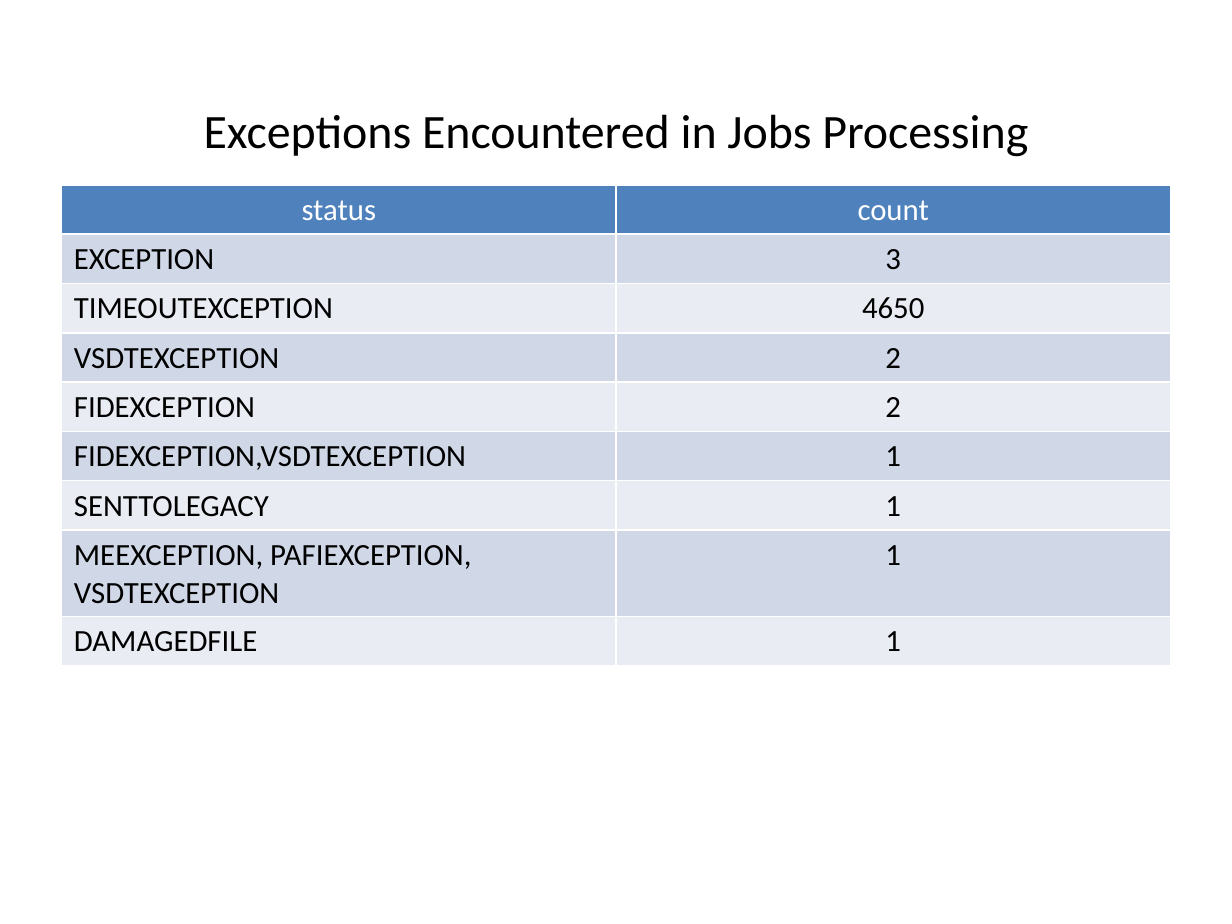
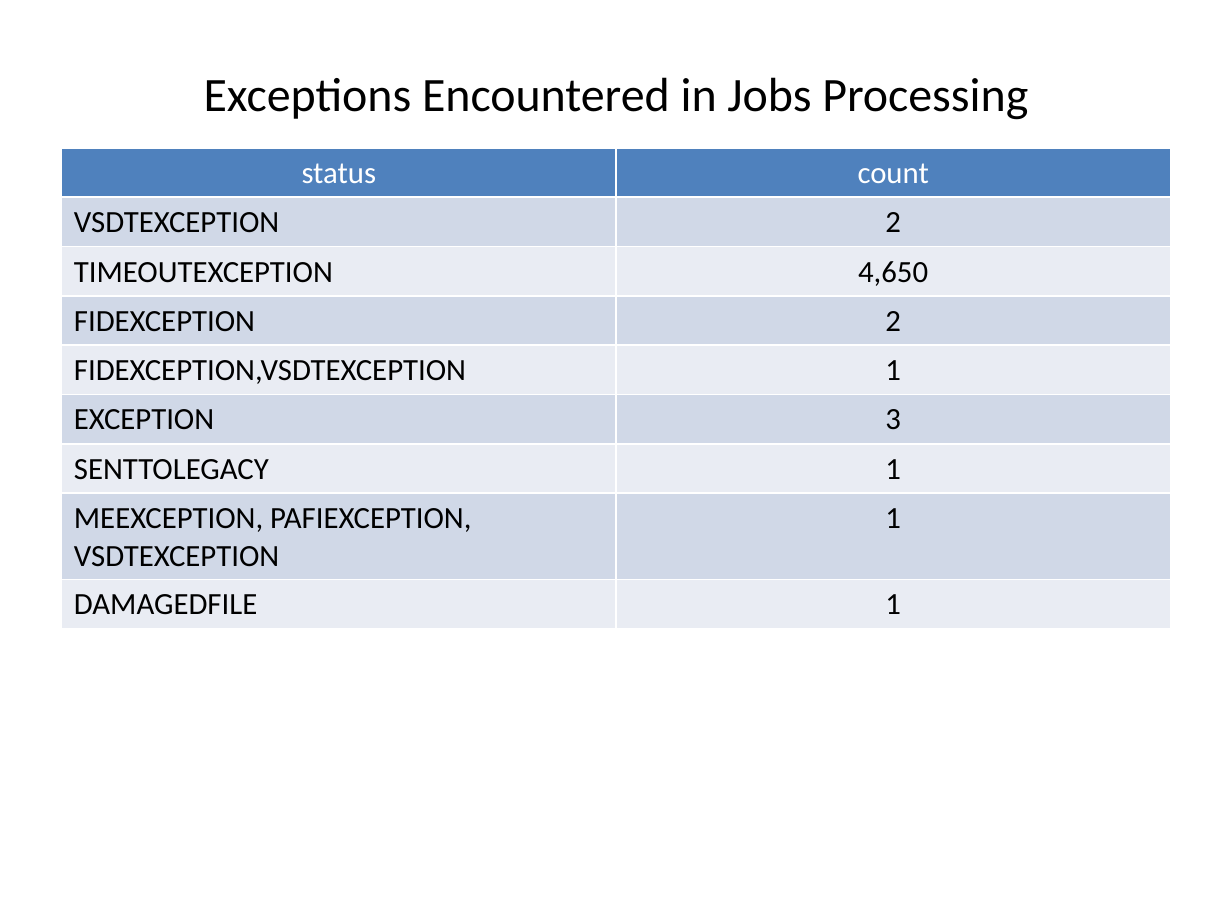
Before and after one commit to JezreelHazelEndaya/JRClient-, a slide deck: slide 1 of status_report.pptx. Drawn at 1232x924 pixels with LibreOffice and Linux fonts; fonts in the diff are those of the drawing. Boxes give left, top, right and bottom in pixels: in the first picture for what was removed or moved away, otherwise in the second. Text is boxed around its words. In the diff, an @@ line names an element or a change of style, - is before the commit and + after.

```diff
--- a/status_report.pptx
+++ b/status_report.pptx
@@ text "Exceptions Encountered in Jobs Processing": place and size @@
-text "Exceptions Encountered in Jobs Processing" at <box>204,114,1028,157</box>
+text "Exceptions Encountered in Jobs Processing" at <box>204,77,1028,120</box>
@@ table: place and size @@
-table at <box>62,185,1170,656</box>
+table at <box>62,148,1170,619</box>
@@ table at <box>62,148,1170,619</box> @@
-row 2: EXCEPTION | 3
-row 3: TIMEOUTEXCEPTION | 4650
+row 3: TIMEOUTEXCEPTION | 4,650
+row 6: EXCEPTION | 3
```
Also in this commit, not shown: 5 other slides changed, 2 slides added, 2 other files.
